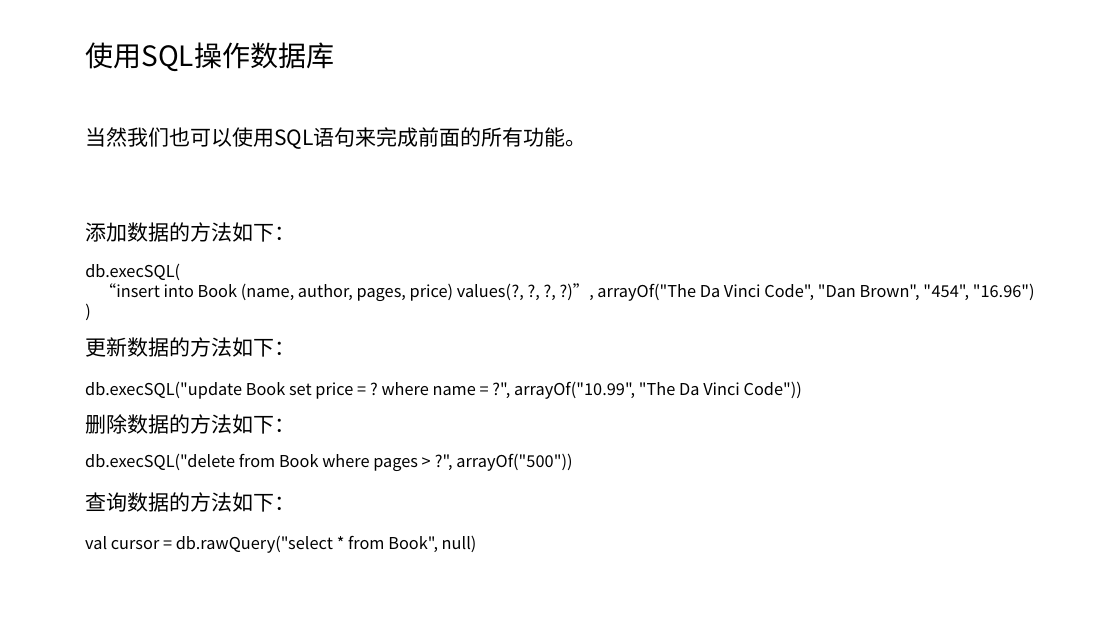
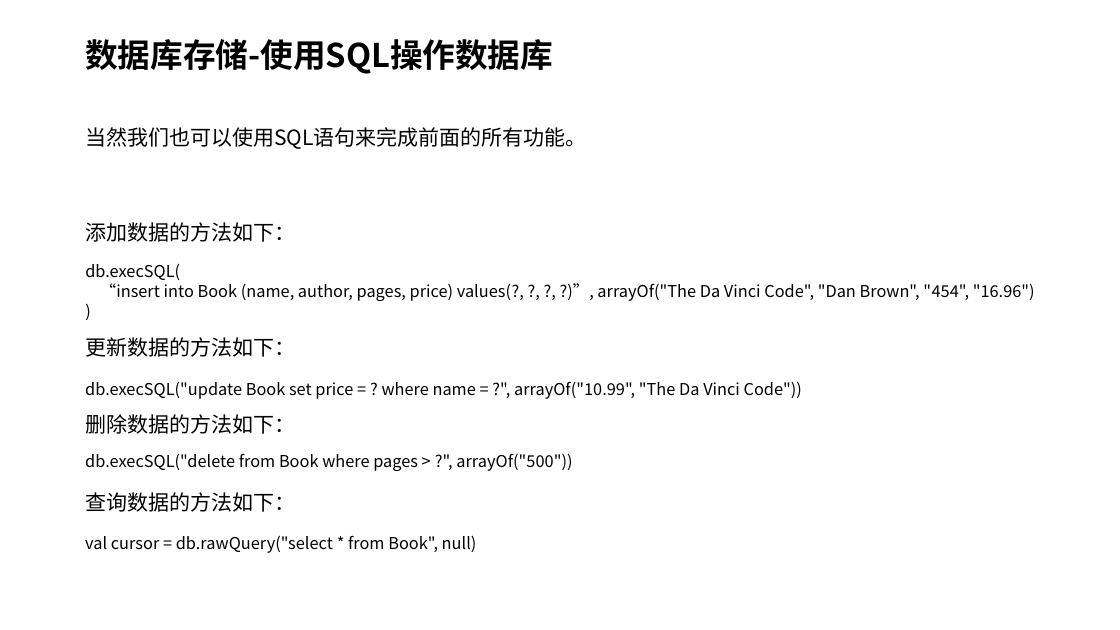
Before and after one commit to MultmediaMetaverse/LearningMultiMedia, a slide deck: slide 23 of Android 持久化技术+跨程序共享数据技术ContentProvider详解.pptx (slide 21 before the commit). Drawn at 1120x630 pixels with LibreOffice and Linux fonts; fonts in the diff are those of the drawing. Boxes give left, top, right and bottom in pixels: in the first picture for what was removed or moved away, otherwise in the second. Text is boxed around its words. In the diff, an @@ line names an element or a change of style, - is before the commit and + after.

```diff
--- a/Android 持久化技术+跨程序共享数据技术ContentProvider详解.pptx
+++ b/Android 持久化技术+跨程序共享数据技术ContentProvider详解.pptx
@@ title at [85, 39, 553, 74]: text changed; size 24 to 28 pt; bold on @@
-使用SQL操作数据库
+数据库存储-使用SQL操作数据库
```
Also in this commit, not shown: 30 other slides changed, 2 slides added, 1 slide removed.
